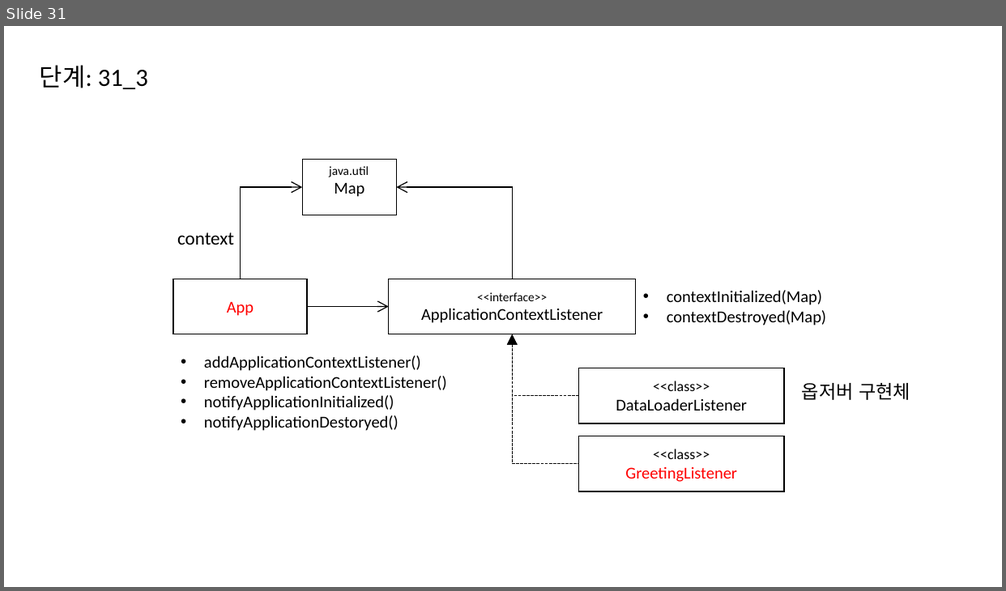
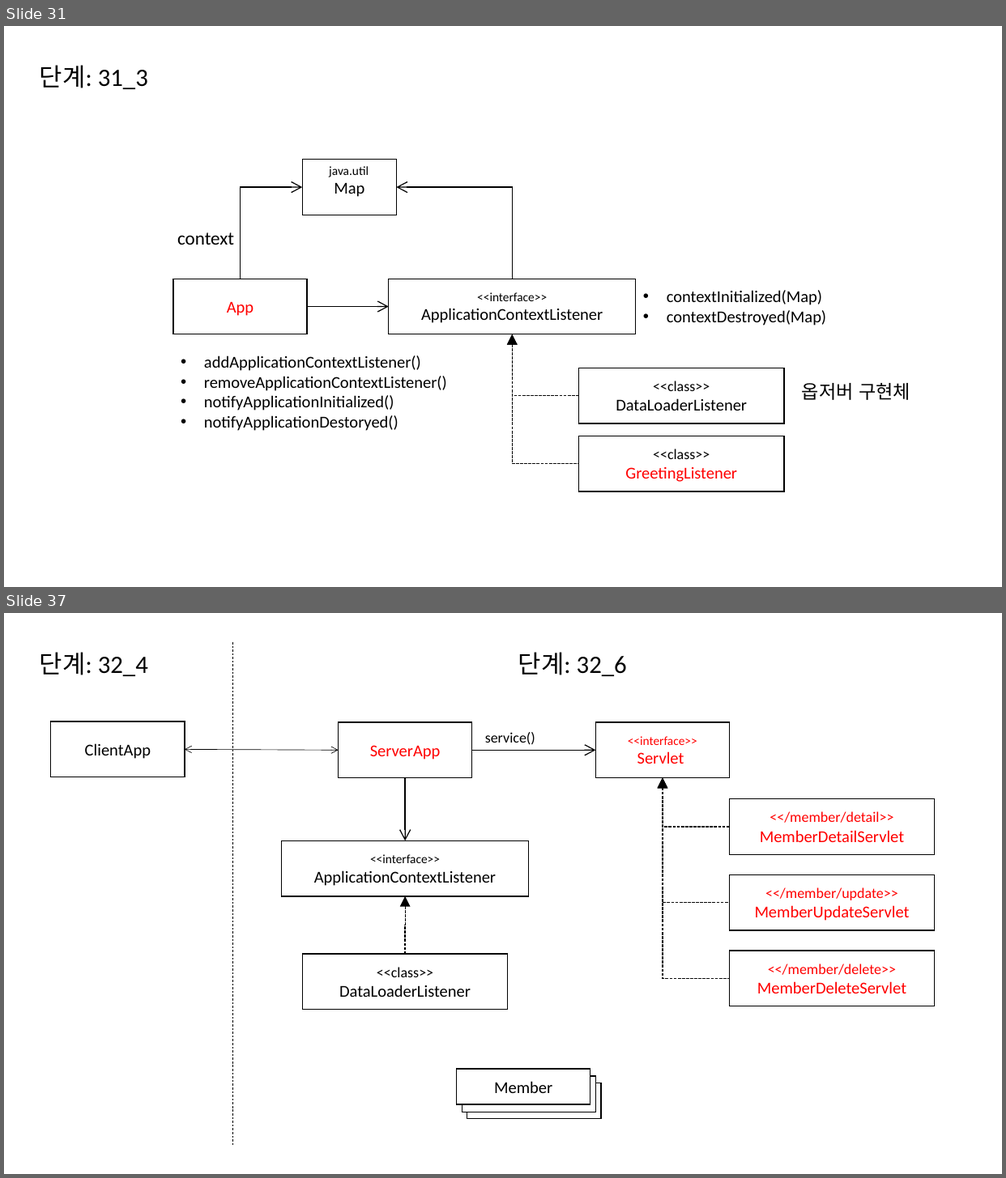
Before and after one commit to eomjinyoung/bitcamp-20191202, a slide deck: ClassDiagram.pptx. Shown one above the other, each under a label of ours: slide 31 before the commit, slides 31 and 37 after it; the slides between them are not shown. The pictures are 1006x591 and 1006x1178 pixels, drawn with LibreOffice and Linux fonts; fonts in the diff are those of the drawing. Boxes give left, top, right and bottom in pixels: in the first picture for what was removed or moved away, otherwise in the second. Text is boxed around its words. In the diff, an @@ line names an element or a change of style, - is before the commit and + after.

```diff
--- a/ClassDiagram.pptx
+++ b/ClassDiagram.pptx
@@ slide 37 added at box(4, 613, 1002, 1174), background #FFFFFF @@
@@ text added at box(40, 652, 148, 676), 24 pt, text #000000 @@
+단계: 32_4
@@ line added from (233, 642) to (233, 1145), #000000 0.5 pt dashed @@
@@ text added at box(518, 652, 627, 676), 24 pt, text #000000 @@
+단계: 32_6
@@ rectangle added at box(51, 722, 185, 777), outline #000000 1 pt, 16 pt, text #000000 @@
+ClientApp
@@ rectangle added at box(339, 722, 473, 777), outline #000000 1 pt, 16 pt, text #FF0000 @@
+ServerApp
@@ text added at box(485, 732, 535, 745), 14 pt, text #000000 @@
+service()
@@ rectangle added at box(595, 722, 730, 777), outline #000000 1 pt, 12 pt, text #FF0000 @@
+<<interface>>
+Servlet
@@ double arrow added from (185, 749) to (339, 750), #000000 0.5 pt @@
@@ arrow added from (472, 750) to (595, 750), #000000 1 pt @@
@@ arrow added from (405, 777) to (405, 841), #000000 1 pt @@
@@ elbow arrow added from (730, 827) to (663, 777), #000000 1 pt dashed @@
@@ elbow arrow added from (730, 903) to (663, 777), #000000 1 pt dashed @@
@@ elbow arrow added from (730, 978) to (663, 777), #000000 1 pt dashed @@
@@ rectangle added at box(730, 799, 935, 855), outline #000000 1 pt, 16 pt, text #FF0000 @@
+<</member/detail>>
+MemberDetailServlet
@@ rectangle added at box(282, 841, 529, 896), outline #000000 1 pt, 16 pt, text #000000 @@
+<<interface>>
+ApplicationContextListener
@@ rectangle added at box(730, 875, 935, 931), outline #000000 1 pt, 16 pt, text #FF0000 @@
+<</member/update>>
+MemberUpdateServlet
@@ elbow arrow added from (405, 954) to (405, 897), #000000 1 pt dashed @@
@@ rectangle added at box(730, 951, 935, 1006), outline #000000 1 pt, 16 pt, text #FF0000 @@
+<</member/delete>>
+MemberDeleteServlet
@@ rectangle added at box(303, 954, 508, 1010), outline #000000 1 pt, 16 pt, text #000000 @@
+<<class>>
+DataLoaderListener
@@ rectangle added at box(457, 1069, 591, 1105), fill #FFFFFF, outline #000000 1 pt, 16 pt, text #000000 @@
+Member
@@ rectangle added at box(462, 1076, 596, 1112), fill #FFFFFF, outline #000000 1 pt, 16 pt, text #000000 @@
+Board
@@ rectangle added at box(467, 1083, 602, 1119), fill #FFFFFF, outline #000000 1 pt, 16 pt, text #000000 @@
+Lesson
```
Also in this commit, not shown: 10 other slides added, 2 other files.
